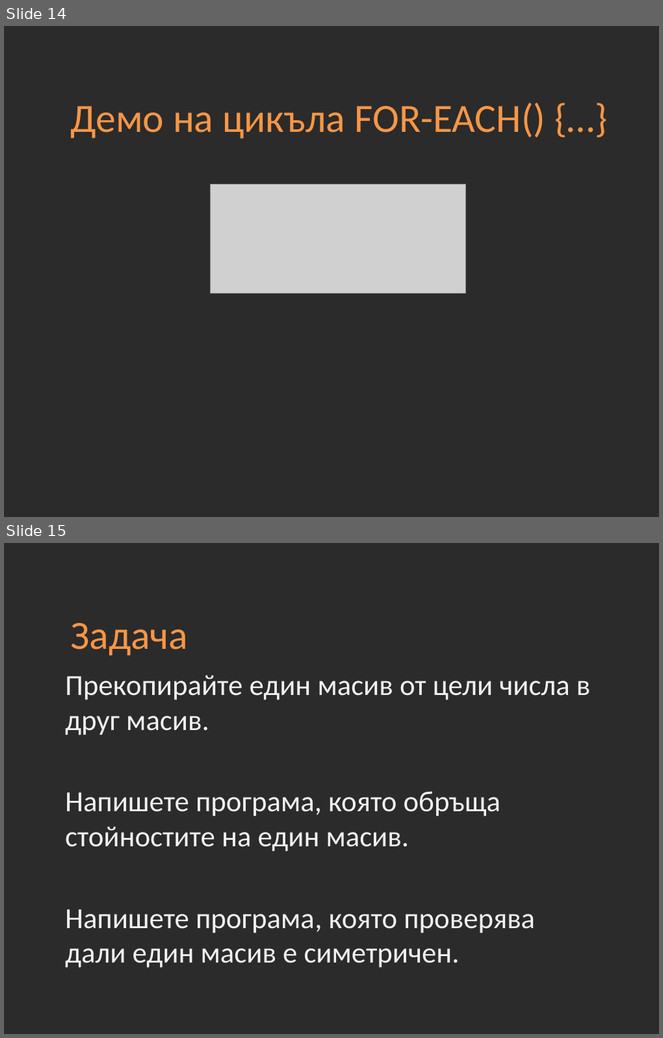
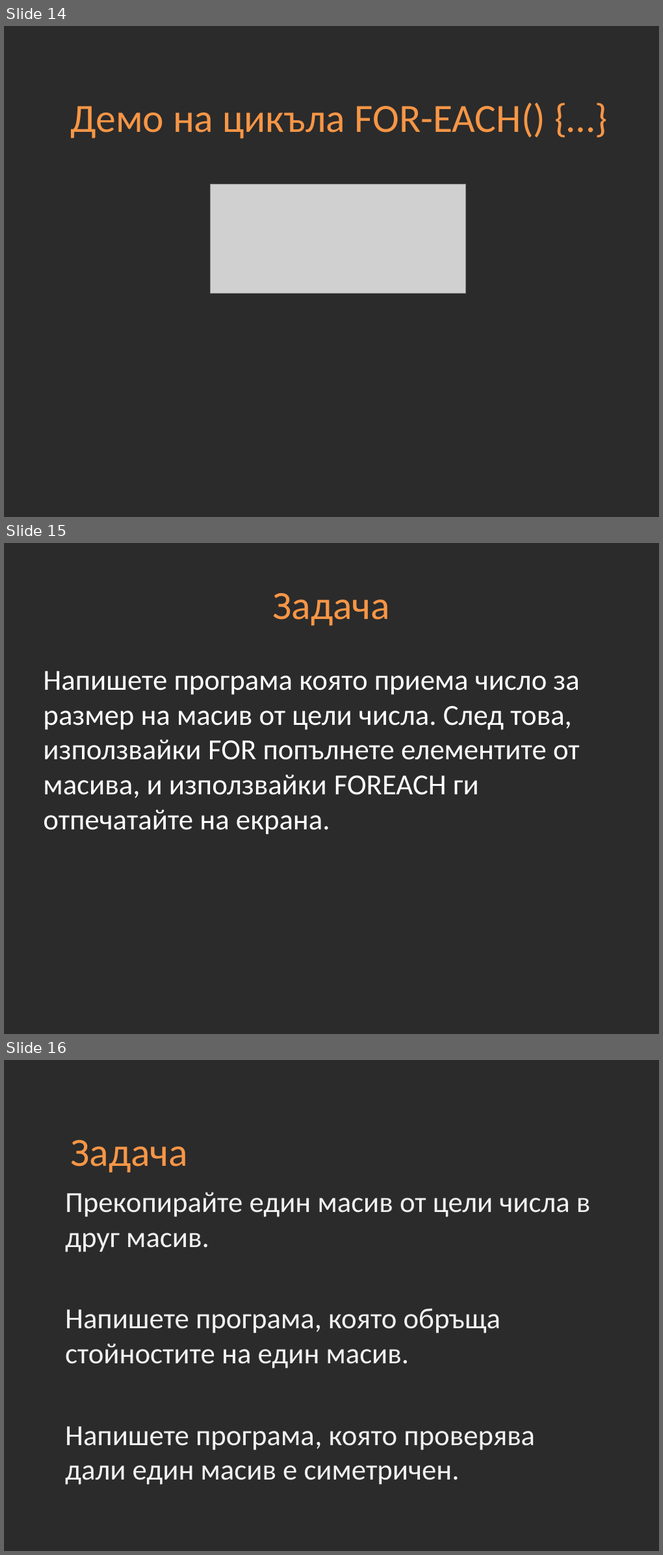
Before and after one commit to Academy-Soft-Intellect/Introduction-Into-Programming-Online, a slide deck: 06-Arrays.pptx. Shown one above the other, each under a label of ours: slides 14 and 15 before the commit, slides 14, 15 and 16 after it. The pictures are 663x1038 and 663x1555 pixels, drawn with LibreOffice and Linux fonts; fonts in the diff are those of the drawing; grey boxes stand for pictures; background and template pictures are left out; a plain dark background stands for a picture behind light text. Boxes give left, top, right and bottom in pixels: in the first picture for what was removed or moved away, otherwise in the second. Text is boxed around its words. In the diff, an @@ line names an element or a change of style, - is before the commit and + after.

```diff
--- a/06-Arrays.pptx
+++ b/06-Arrays.pptx
@@ slide 15 added at (4, 543, 659, 1034), background picture (left out) @@
@@ title added at (272, 593, 390, 626), 44 pt, text #F79646 @@
+Задача
@@ text added at (43, 671, 580, 835), 32 pt, text #FFFFFF @@
+Напишете програма която приема число за размер на масив от цели числа. След това, използвайки FOR попълнете елементите от масива, и използвайки FOREACH ги отпечатайте на екрана.
@@ what was slide 15 is now slide 16 @@
```
Also in this commit, not shown: 29 other files.
